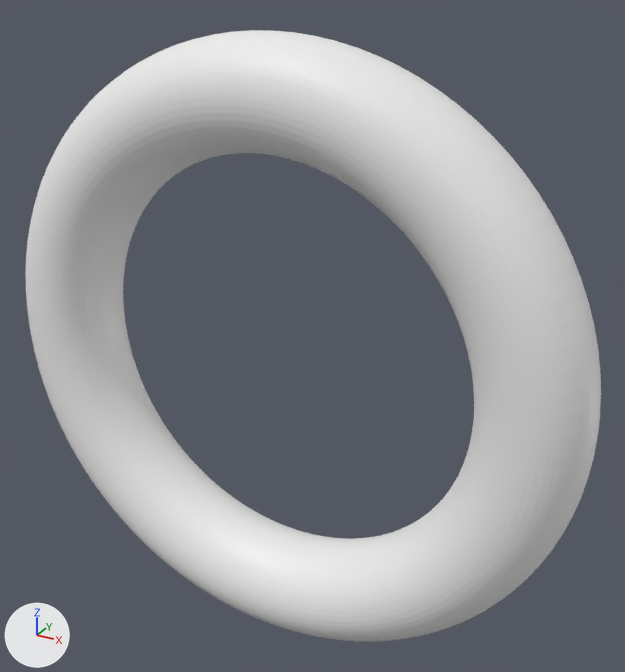
Renders of the glTF model assets/torus_grid_sweep/torus_R0_r0.glb from each side of a commit.
Before and after are seen from a camera (50 mm lens) standing at (7.83, -12.76, 7.12) and looking at (0.52, 0.52, 0.47). The lights are fixed; the arrows at lower left show +X, +Y and +Z. The picture after the commit comes second. Where no turn or scale is listed for an object, it has been applied to the vertices.

Names of what the first picture shows: 'geometry_0'.
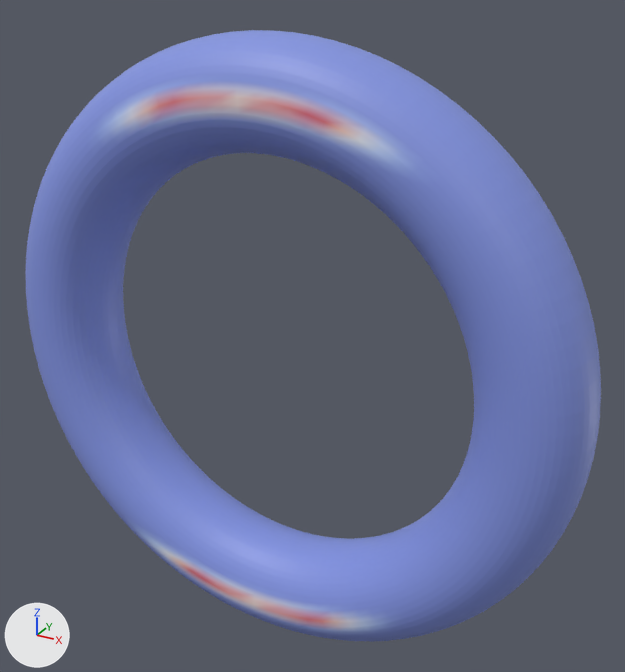
Where the change shows, as pixel boxes (x1, y1, x2, y2) in the pictures (625 x 672 px):
```json
{"part": 1, "of": "me_geometry_0", "change": "recoloured", "before": [26, 30, 601, 642], "after": [26, 30, 601, 642], "on screen": "white to blue"}
```

Scene script edits in JSON lines:
```json
{"block": "me_geometry_0", "where": "me_geometry_0.from_pydata(...)  # 5000 vertices, 10000 faces; spans x -6.0..6.0, y -1.0..1.0, z -6.0..6.0"}
{"block": "me_geometry_0", "where": "# used by ob_geometry_0; location = (0.0, 0.0, 0.0)"}
{"block": "me_geometry_0", "change": "me_geometry_0 part 1: 10000 faces centred in x -5.99..5.99, y -1.0..1.0, z -5.99..5.99 are repainted in the vertex colours; the middle colour goes from white #efefee to blue #8394e1"}
```
